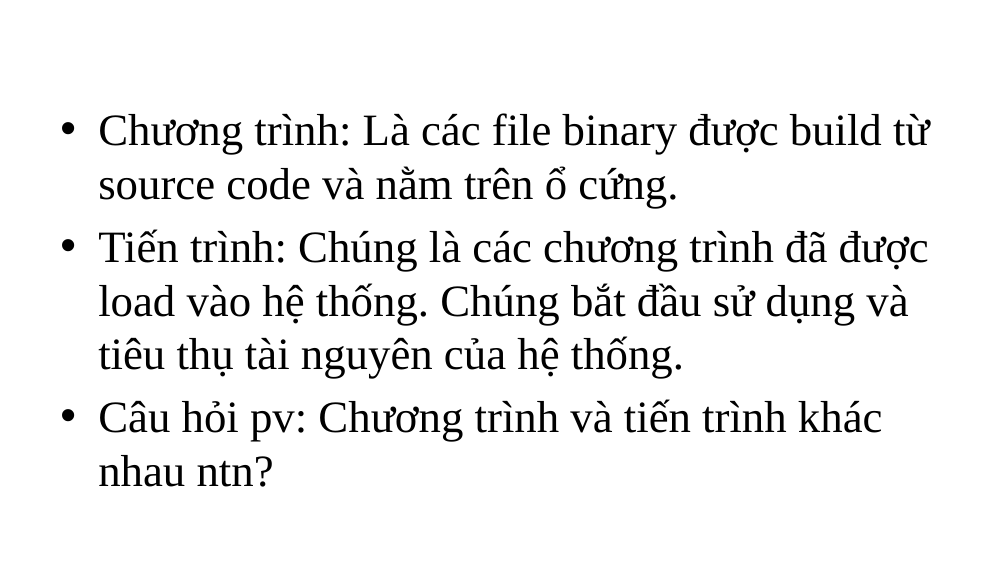
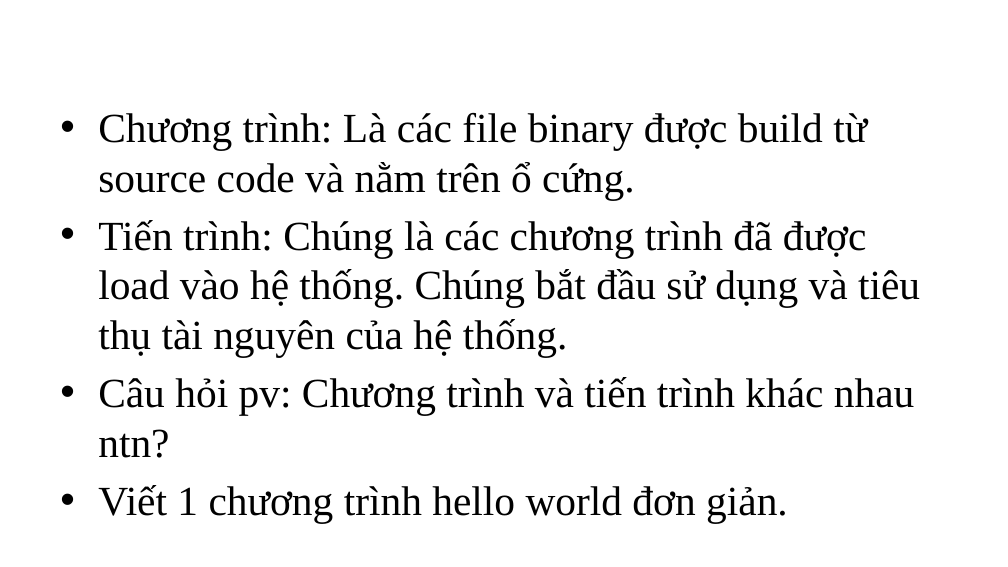
Before and after one commit to baonq-me/training_linux_embedded_v2, a slide deck: slide 13 of Bai 1/Bài 1 - Tổng quan về hdh Unix.pptx. Drawn at 1008x567 pixels with LibreOffice and Linux fonts; fonts in the diff are those of the drawing; background and template pictures are left out. Boxes give left, top, right and bottom in pixels: in the first picture for what was removed or moved away, otherwise in the second. Text is boxed around its words. In the diff, an @@ line names an element or a change of style, - is before the commit and + after.

```diff
--- a/Bai 1/Bài 1 - Tổng quan về hdh Unix.pptx
+++ b/Bai 1/Bài 1 - Tổng quan về hdh Unix.pptx
@@ text at <box>98,113,920,458</box>: size 32 to 29.6 pt in "Chương trình: Là các file binary được ...", "Tiến trình: Chúng là các chương trình ...", "Câu hỏi pv: Chương trình và tiến ..." @@
@@ text at <box>98,485,788,523</box>: paragraph added @@
+• Viết 1 chương trình hello world đơn giản.
```
Also in this commit, not shown: 1 other slide changed, 1 other file.
